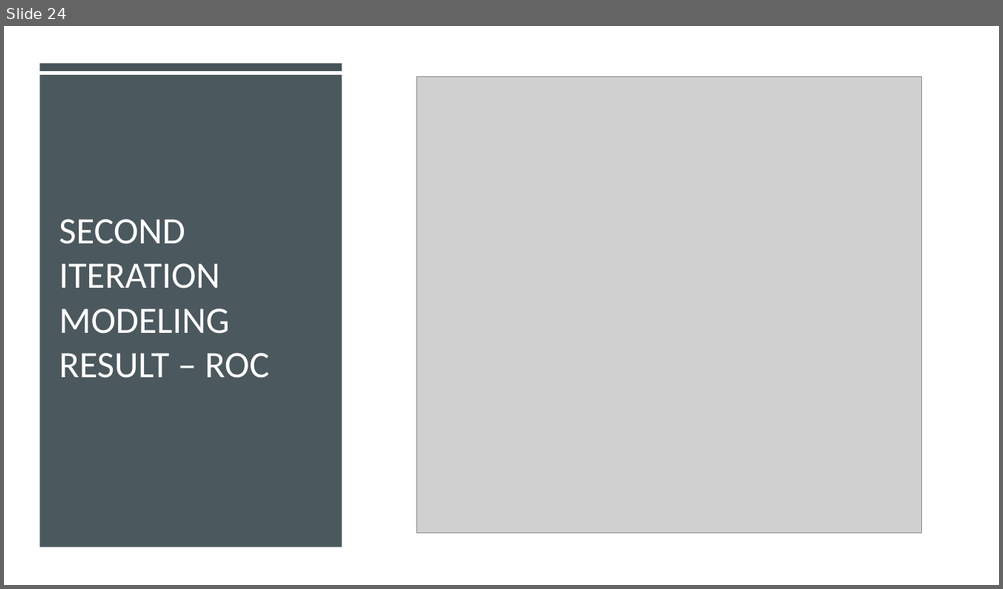
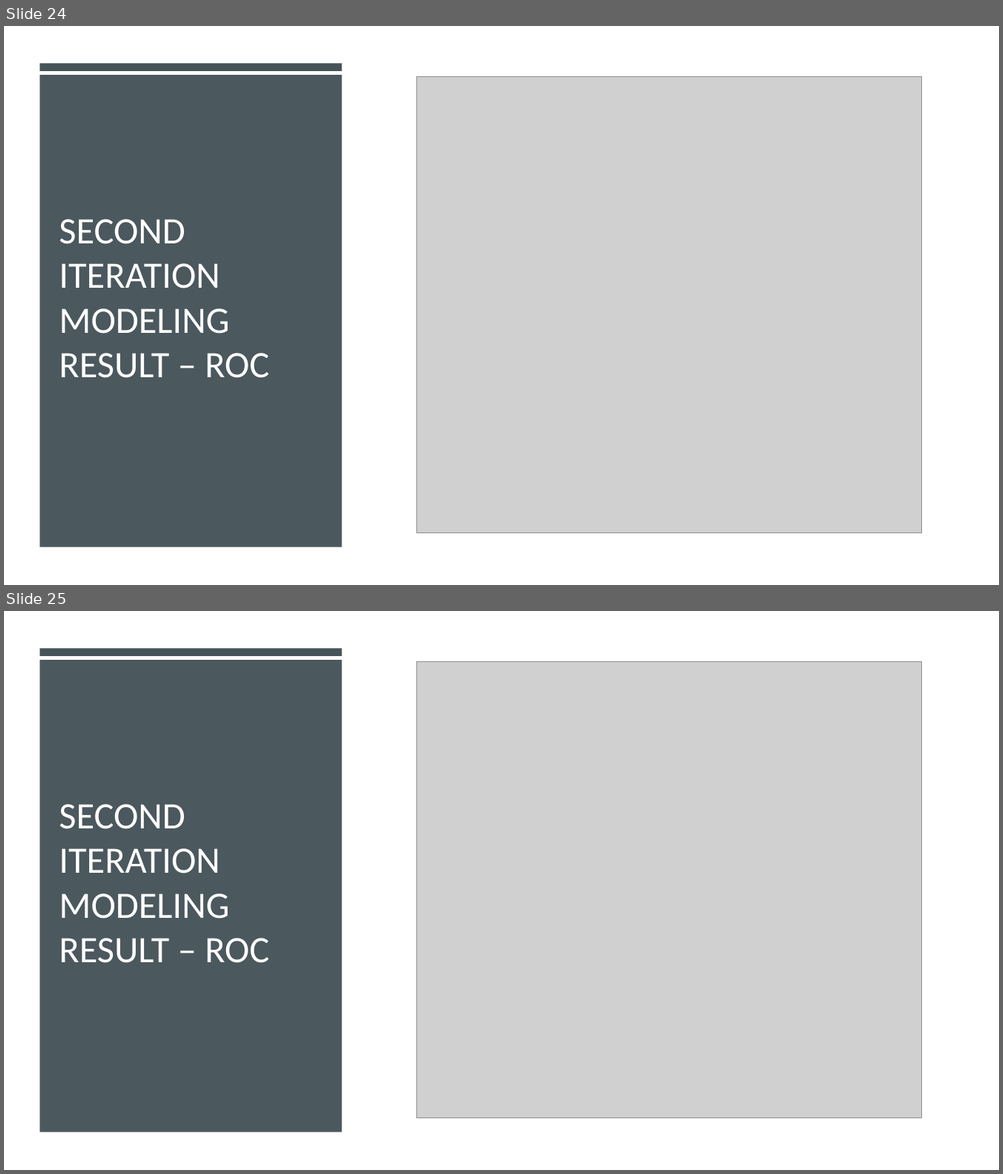
Before and after one commit to SvenWeiss-HDM/Classification, a slide deck: HDM Data Science v0226 _copySven.pptx. Shown one above the other, each under a label of ours: slide 24 before the commit, slides 24 and 25 after it. The pictures are 1003x589 and 1003x1174 pixels, drawn with LibreOffice and Linux fonts; fonts in the diff are those of the drawing; grey boxes stand for pictures. Boxes give left, top, right and bottom in pixels: in the first picture for what was removed or moved away, otherwise in the second. Text is boxed around its words. In the diff, an @@ line names an element or a change of style, - is before the commit and + after.

Commit message:
Push PPT p1

```diff
--- a/HDM Data Science v0226 _copySven.pptx
+++ b/HDM Data Science v0226 _copySven.pptx
@@ slide 25 added at <box>4,611,999,1170</box>, background #FFFFFF @@
@@ rectangle added at <box>4,611,999,1170</box>, fill #FFFFFF @@
@@ rectangle added at <box>40,648,342,655</box>, fill #465359 @@
@@ rectangle added at <box>40,661,342,1133</box>, fill #465359 at 97% opacity @@
@@ picture added at <box>417,662,921,1119</box> @@
@@ title added at <box>59,804,269,963</box>, 36 pt, text #FFFFFF @@
+SECOND ITERATION
+MODELING RESULT – ROC
```
Also in this commit, not shown: 1 other slide added, 5 other files.
